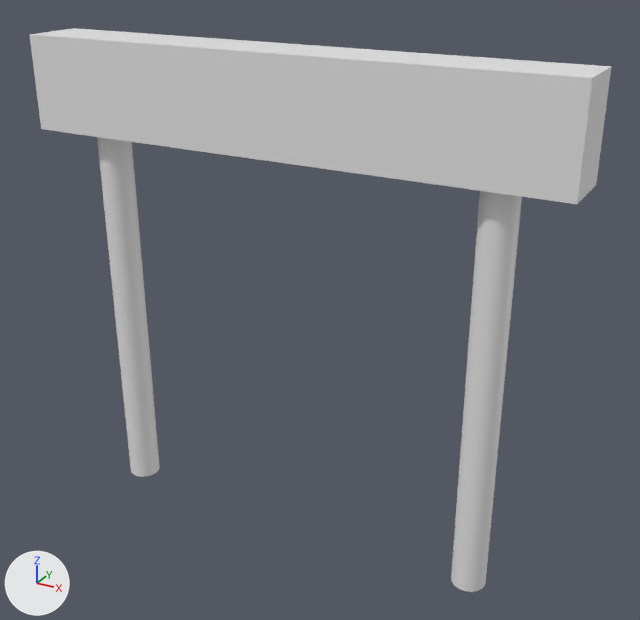
The FBX model Assets/Herman/Overworld Demo/Sign.fbx: old version first, new version second.
Before and after are seen from a 50 mm lens placed at (3.82, 7.33, 5.31), pointed at (0.25, 13.82, 2.06). The lights are fixed; the arrows at lower left show +X, +Y and +Z.
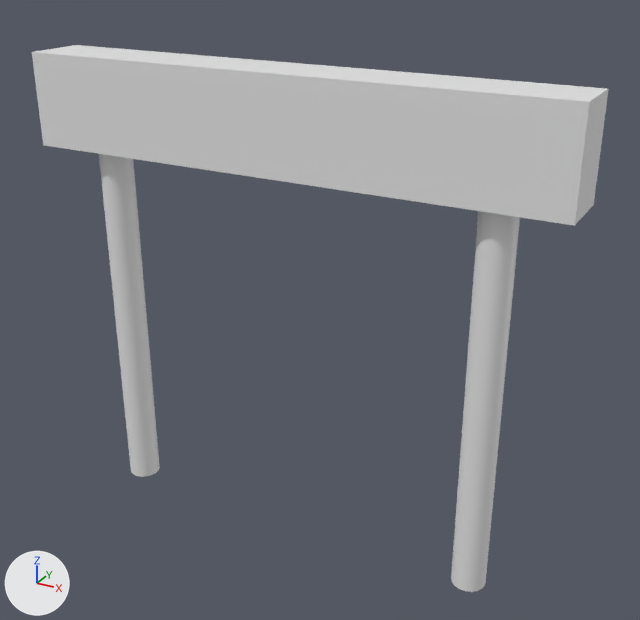
The newer file is also turned or shifted as a whole; pictures and numbers use the older file's frame.

Pixel boxes [x1, y1, x2, y2] of what changed, in the pictures (640 x 620 px):
'Cylinder', reshaped: before [29, 28, 612, 592]; after [32, 45, 609, 592]
part 1 of me_cylinder_001, added: after [32, 45, 609, 226]
part 2 of me_cylinder_001, cut back: before [451, 191, 522, 592]; after [451, 211, 520, 592]
part 3 of me_cylinder_001, cut back: before [97, 137, 160, 477]; after [99, 154, 160, 477]

Patch to the scene script:
```diff
--- a/Assets/Herman/Overworld Demo/Sign.fbx.py
+++ b/Assets/Herman/Overworld Demo/Sign.fbx.py
@@ me_cylinder_001 @@
 # used by ob_cylinder; location = (1.88, 13.68, 0.0)
-me_cylinder_001.from_pydata(...)  # 108 vertices, 62 faces; spans x -4.4..0.63, y -0.29..0.29, z -0.25..4.36
+me_cylinder_001.from_pydata(...)  # 104 vertices, 54 faces; spans x -4.4..0.63, y -0.29..0.29, z -0.25..4.21
+# me_cylinder_001 part 1: a new loose piece, a box spanning x -4.4..0.63, y -0.29..0.29, z 3.35..4.21
+# me_cylinder_001 part 2
+# 2 faces are deleted
+# 24 vertices in x -0.16..0.16, y -0.16..0.16, z 3.71 move by (0.0, 0.0, -0.36)
+# me_cylinder_001 part 3
+# 2 faces are deleted
+# 24 vertices in x -3.92..-3.61, y -0.16..0.16, z 3.71 move by (0.0, 0.0, -0.36)
```
